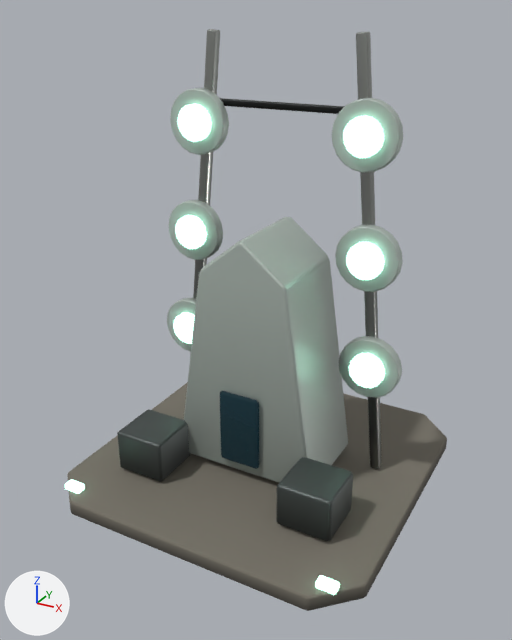
Two versions of the glTF model github-io/public/models/veilrelay.glb, one commit apart.
Both versions are drawn from a 50 mm camera at (3.31, -6.24, 5.0) aimed at (0.0, -0.21, 1.98). Arrows for +X, +Y and +Z are at lower left; the lights stay in place. The picture after the commit comes second.

Before the edit, the objects in view are built like this:
```python
ob_cross_mast = bpy.data.objects.new('Cross_mast', me_cross_mast)
ob_cross_mast.location = (0.0, 0.0, 0.0)
ob_entrance = bpy.data.objects.new('Entrance', me_entrance)
ob_entrance.location = (0.0, 0.0, 0.0)
ob_instrument_cases = bpy.data.objects.new('Instrument_cases', me_instrument_cases)
ob_instrument_cases.location = (0.0, 0.0, 0.0)
ob_platform_003 = bpy.data.objects.new('Platform.003', me_platform_003)
ob_platform_003.location = (0.0, 0.0, 0.0)
ob_tall_masts = bpy.data.objects.new('Tall_masts', me_tall_masts)
ob_tall_masts.location = (0.0, 0.0, 0.0)
# also in view: 'Lens_lights' at (0.0, 0.17, 2.7); 'Lens_discs' at (0.0, 0.24, 2.7); 'Narrow_housing' at (0.0, 0.0, 1.59)
```
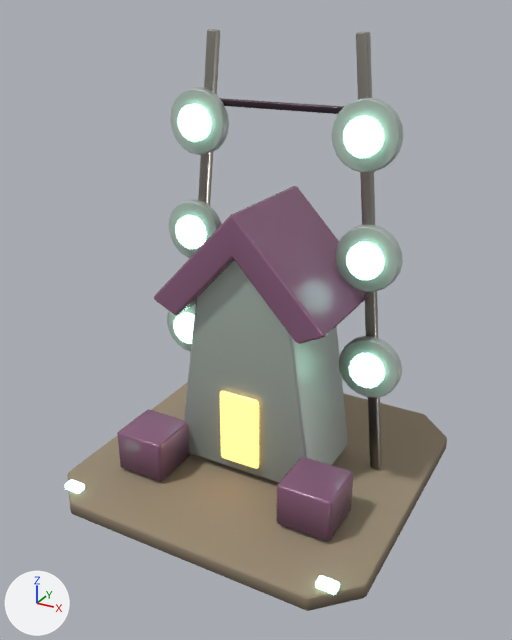
Where the change shows, as pixel boxes (x1, y1, x2, y2) in the pictures (512 x 640 px):
'Platform.003', surface changed
    both: (67, 382, 447, 611)
'Hood_canopy', added (purple)
    after: (154, 186, 365, 344)
'Instrument_cases', recoloured (grey to purple)
    both: (117, 409, 353, 542)
'Entrance', recoloured (lighter)
    both: (220, 391, 259, 469)
'Cross_mast', recoloured
    both: (220, 98, 345, 114)

The change, as a diff of the scene's bpy script:
```diff
--- a/github-io/public/models/veilrelay.glb.py
+++ b/github-io/public/models/veilrelay.glb.py
@@ mat_concrete @@
 n2 = _N.new('ShaderNodeMix'); n2.name = 'Mix'
 n2.inputs[0].default_value = 1.0  # 'Factor'
-n2.inputs[7].default_value = (0.266, 0.254, 0.209, 1.0)  # 'B', grey #8d8a7e
+n2.inputs[7].default_value = (0.485, 0.402, 0.279, 1.0)  # 'B', beige #b9aa90
 n3 = _N.new('ShaderNodeVertexColor'); n3.name = 'Color Attribute'
@@ mat_armorveil @@
+mat_armorveil = bpy.data.materials.new('ArmorVeil')
+# nodes: BsdfPrincipled, Mix, OutputMaterial, VertexColor
+# colours: purple #9c6c8e, mixed with the vertex colours
@@ mat_window @@
+mat_window = bpy.data.materials.new('Window')
+# nodes: BsdfPrincipled, Mix, OutputMaterial, VertexColor
+# colours: orange #ffcf7a, mixed with the vertex colours
@@ me_cross_mast @@
 me_cross_mast.from_pydata(...)  # 24 vertices, 44 faces; spans x -0.8..0.8, y 0.31..0.38, z 4.07..4.13
-me_cross_mast.materials.append(mat_armor)
+me_cross_mast.materials.append(mat_armorveil)
@@ me_entrance @@
 me_entrance.from_pydata(...)  # 24 vertices, 44 faces; spans x -0.24..0.24, y -0.625..-0.555, z 0.4..1.26
-me_entrance.materials.append(mat_glass)
+me_entrance.materials.append(mat_window)
@@ me_instrument_cases @@
 me_instrument_cases.from_pydata(...)  # 48 vertices, 88 faces; spans x -1.3..1.3, y -1.1..-0.5, z 0.2..0.7
-me_instrument_cases.materials.append(mat_armor)
+me_instrument_cases.materials.append(mat_armorveil)
@@ me_hood_canopy @@
+me_hood_canopy.from_pydata(...)  # 36 vertices, 68 faces; spans x -0.98..0.98, y -0.7..0.7, z 2.06..3.23
+me_hood_canopy.materials.append(mat_armorveil)
@@ ob_hood_canopy @@
+ob_hood_canopy = bpy.data.objects.new('Hood_canopy', me_hood_canopy)
+ob_hood_canopy.location = (0.0, 0.0, 0.0)
```
